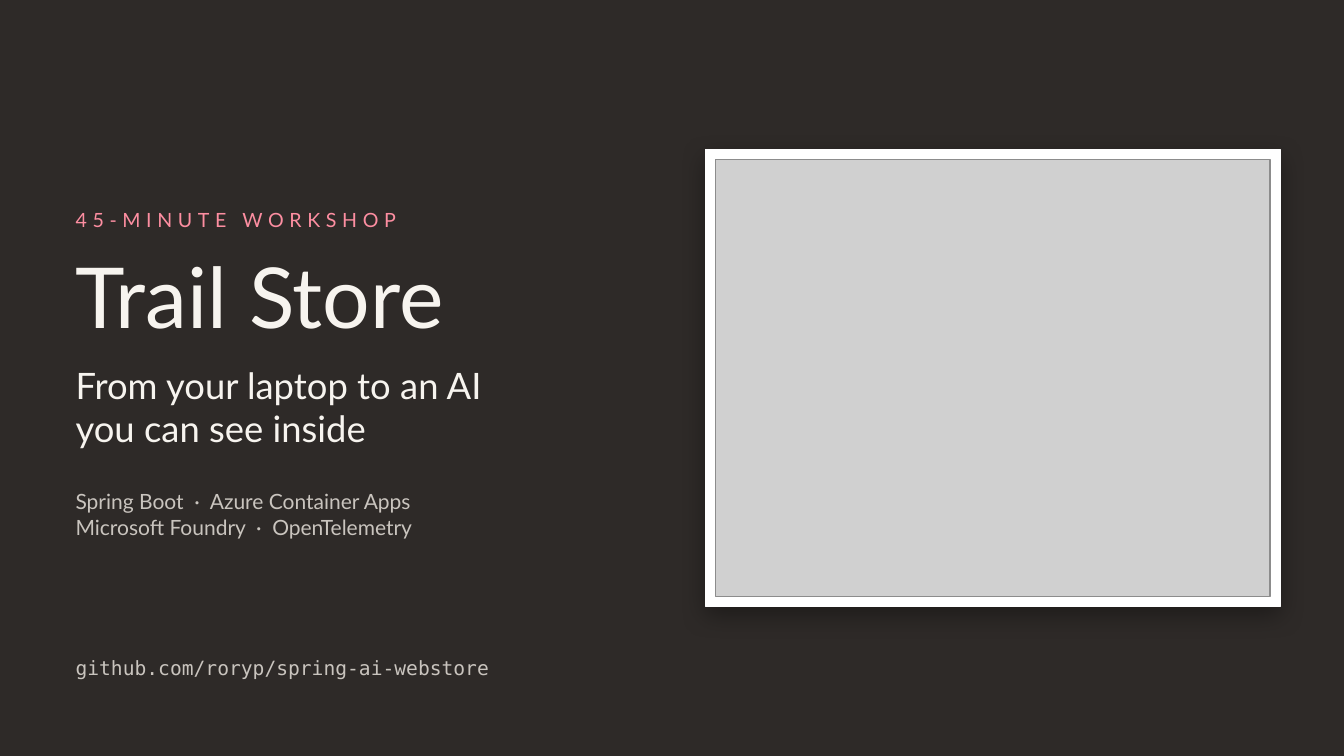
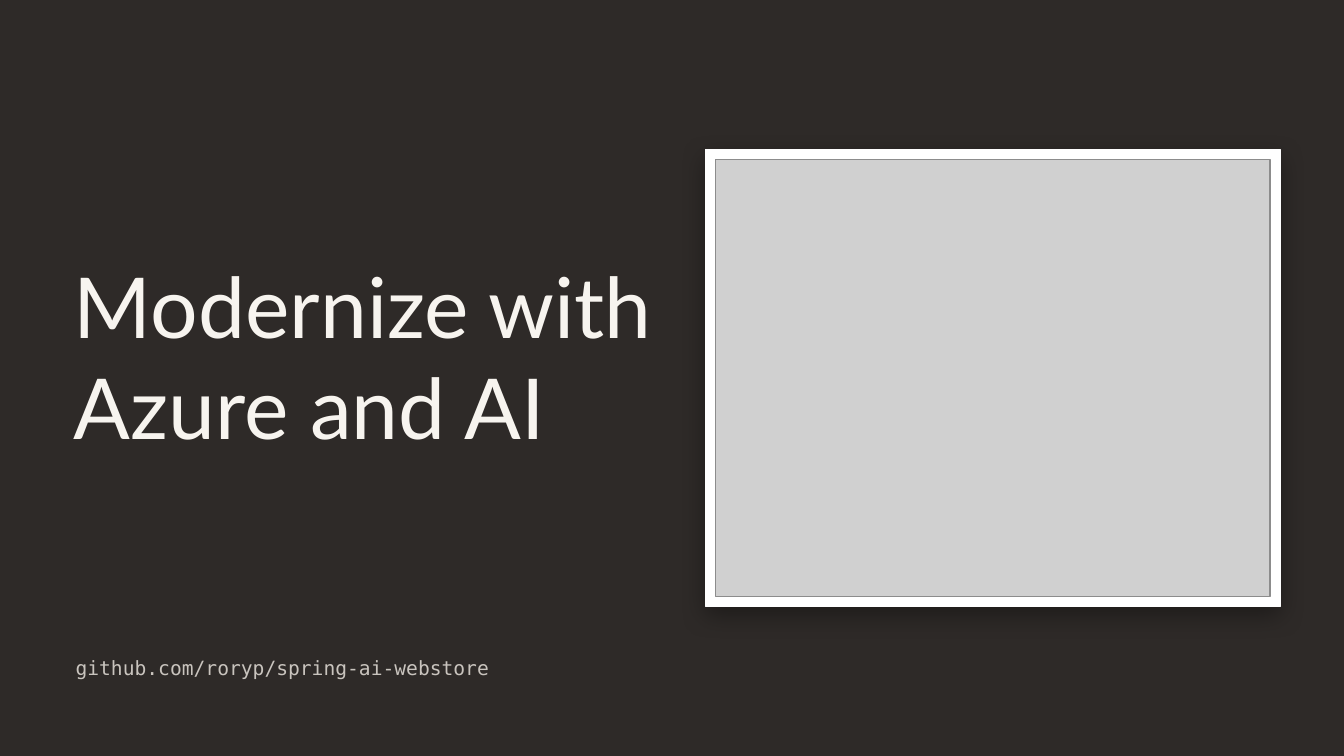
Before and after one commit to roryp/spring-ai-webstore, a slide deck: slide 1 of docs/trail-store-workshop.pptx. Drawn at 1344x756 pixels with LibreOffice and Linux fonts; fonts in the diff are those of the drawing; grey boxes stand for pictures. Boxes give left, top, right and bottom in pixels: in the first picture for what was removed or moved away, otherwise in the second. Text is boxed around its words. In the diff, an @@ line names an element or a change of style, - is before the commit and + after.

Commit message:
Update trail store workshop presentation

```diff
--- a/docs/trail-store-workshop.pptx
+++ b/docs/trail-store-workshop.pptx
@@ text removed at [76, 213, 395, 227] @@
-45-MINUTE WORKSHOP
@@ text at [74, 276, 651, 440]: text changed @@
-Trail Store
+Modernize with Azure and AI
@@ text removed at [76, 372, 482, 449] @@
-From your laptop to an AI
-you can see inside
@@ text removed at [76, 494, 412, 539] @@
-Spring Boot · Azure Container Apps
-Microsoft Foundry · OpenTelemetry
```
